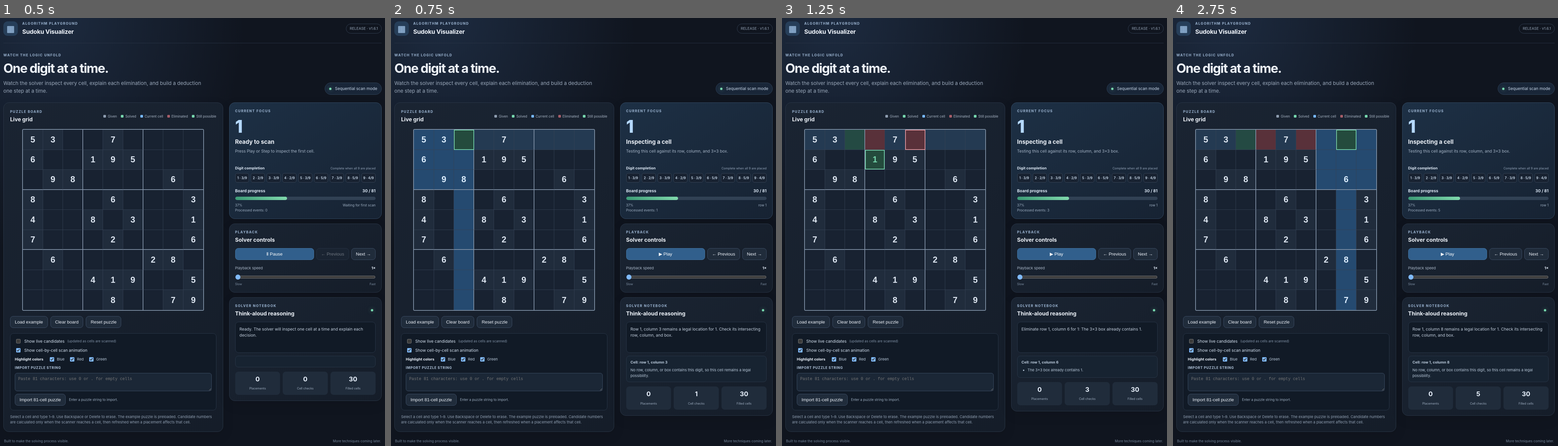
Above: before the commit, frames 1-4 (left to right).
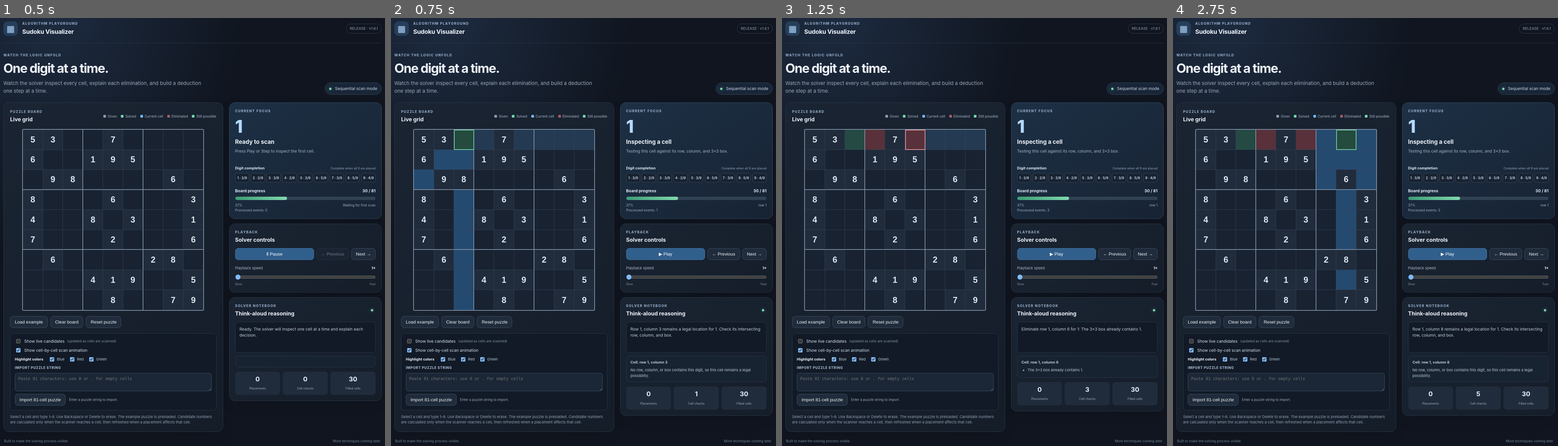
Above: after the commit, the same moments.

Repository: emac75camera/Sudoku-Visualizer
Game: browser game, page index.html
The game is run twice, just before and just after one commit, with the same random seed, the same clock (stepped at 60 frames per second) and the same inputs.
Inputs:
- Up to frame 1 (0.5 s): click "▶ Play" at 0.27 s
- Up to frame 2 (0.75 s): click "Next →" at 0.52 s
- Up to frame 3 (1.25 s): click "▶ Play" at 0.77 s; hold Right from 1.03 s (still down); tap Space at 1.1 s
- Up to frame 4 (2.75 s): release Right at 1.53 s; hold Left 1.58-2.15 s; tap Space at 1.6, 2.1, 2.6 s; hold Right from 2.2 s (still down); tap Ctrl at 2.52 s

Frame 1 is identical in both runs. In frame 2, 1.1% of the frame differs, in the area x 5-22%, y 26-41%; in frame 3, 0.2%; in frame 4, 0.7%.

Commit message:
Only highlight empty cells during unit scans

Diff:
--- a/app.js
+++ b/app.js
@@ -198,8 +198,9 @@
   function render() {
     const s=state.event,grid=state.grid;
     boardEl.innerHTML="";
-    const focusSet=new Set((s.candidates||[]).map(([r,c])=>r*9+c)),related=new Set(),inspected=new Map((s.inspected||[]).map(x=>[x.r*9+x.c,x])),contextSet=new Set((s.contextCells||[]).map(([r,c])=>r*9+c)),sourceSet=new Set((s.sourceCells||[]).map(([r,c])=>r*9+c));
-    if(s.type&&s.unit!==null) for(const [r,c] of cellsFor(s.type,s.unit)) related.add(r*9+c);
+    const isEmpty=([r,c])=>grid[r][c]===0;
+    const focusSet=new Set((s.candidates||[]).filter(isEmpty).map(([r,c])=>r*9+c)),related=new Set(),inspected=new Map((s.inspected||[]).filter(x=>grid[x.r][x.c]===0).map(x=>[x.r*9+x.c,x])),contextSet=new Set((s.contextCells||[]).filter(isEmpty).map(([r,c])=>r*9+c)),sourceSet=new Set((s.sourceCells||[]).filter(isEmpty).map(([r,c])=>r*9+c));
+    if(s.type&&s.unit!==null) for(const [r,c] of cellsFor(s.type,s.unit)) if(grid[r][c]===0) related.add(r*9+c);
     for(let r=0;r<9;r++) for(let c=0;c<9;c++) {
       const idx=r*9+c,cell=document.createElement("button");
       cell.type="button";cell.className="cell";cell.setAttribute("role","gridcell");
@@ -209,7 +210,7 @@
       if(inspected.has(idx))cell.classList.add(inspected.get(idx).legal?"inspected-legal":"inspected-eliminated");
       if(showScanAnimation&&contextSet.has(idx))cell.classList.add("scan-context");
       if(focusSet.has(idx))cell.classList.add("candidate");
-      if(showScanAnimation&&s.cell&&s.cell[0]===r&&s.cell[1]===c)cell.classList.add("current-cell");
+      if(showScanAnimation&&s.cell&&s.cell[0]===r&&s.cell[1]===c&&grid[r][c]===0)cell.classList.add("current-cell");
       if(sourceSet.has(idx))cell.classList.add("conflict-source");
       if(s.placement&&s.placement[0]===r&&s.placement[1]===c)cell.classList.add("focus");
       if(selectedCell&&selectedCell[0]===r&&selectedCell[1]===c)cell.classList.add("selected");
